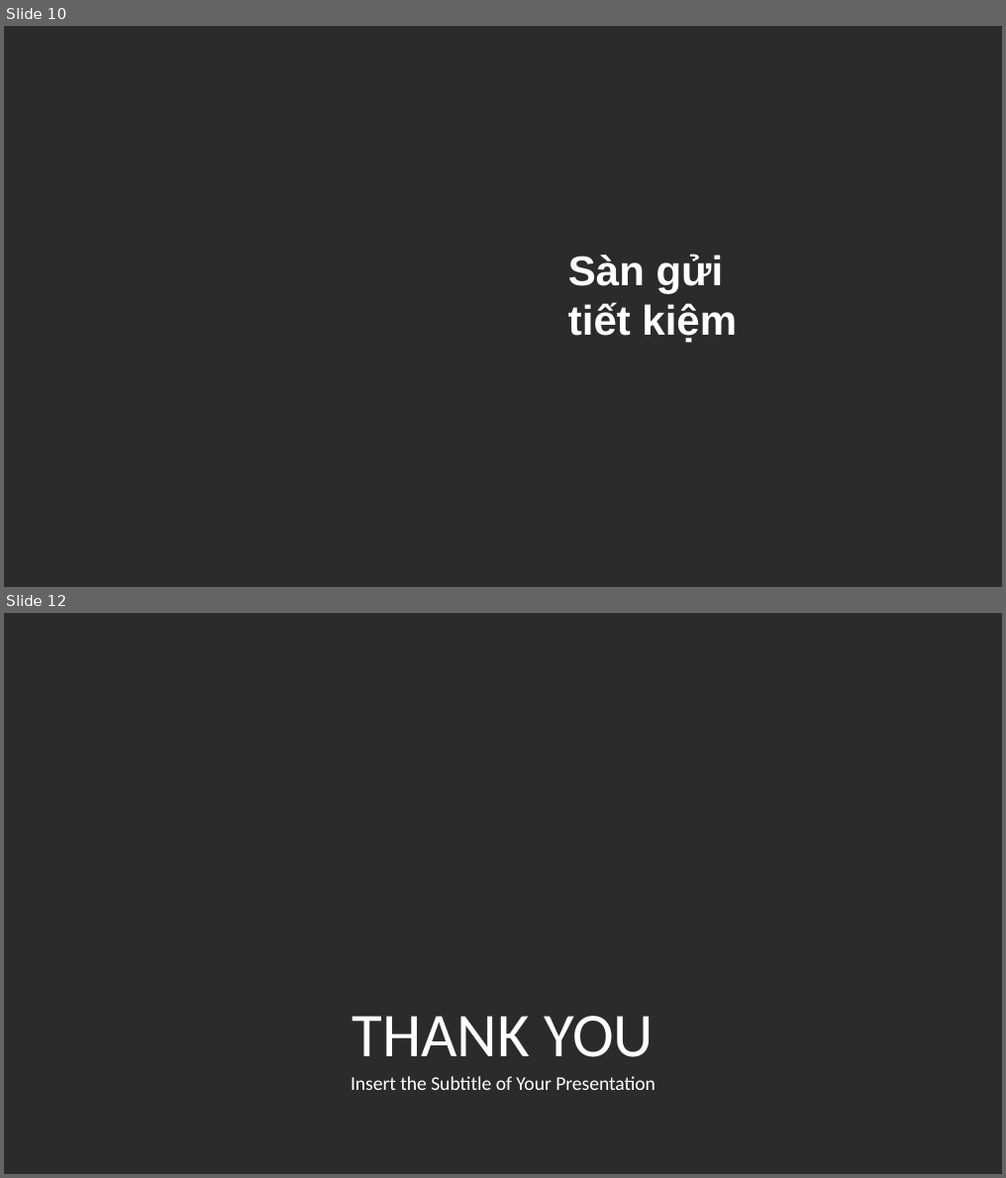
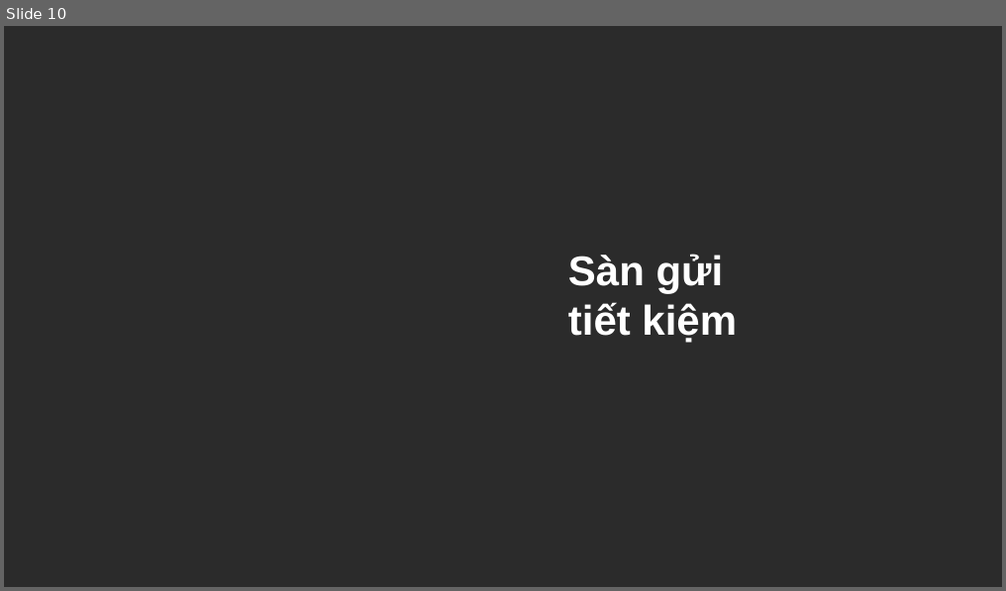
Before and after one commit to augustusflynn/Fishdom_DEFI_Project, a slide deck: FishdomDEFI.pptx. Shown one above the other, each under a label of ours: slides 10 and 12 before the commit, slide 10 after it; the slides between them are not shown. The pictures are 1006x1178 and 1006x591 pixels, drawn with LibreOffice and Linux fonts; fonts in the diff are those of the drawing; background and template pictures are left out; a plain dark background stands for a picture behind light text. Boxes give left, top, right and bottom in pixels: in the first picture for what was removed or moved away, otherwise in the second. Text is boxed around its words. In the diff, an @@ line names an element or a change of style, - is before the commit and + after.

```diff
--- a/FishdomDEFI.pptx
+++ b/FishdomDEFI.pptx
@@ slide 12 removed at (4,613,1002,1174), background picture (left out) @@
@@ text removed at (352,1016,654,1058) @@
-THANK YOU
@@ text removed at (350,1076,655,1090) @@
-Insert the Subtitle of Your Presentation
```
Also in this commit, not shown: 3 slides changed, 10 slides added, 1 other slide removed, 1 other file.
